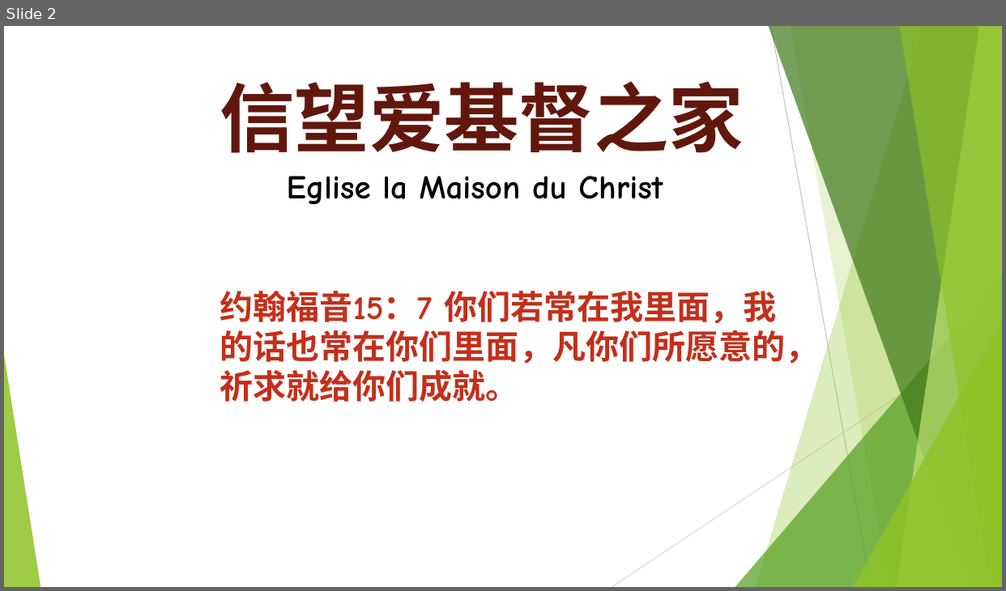
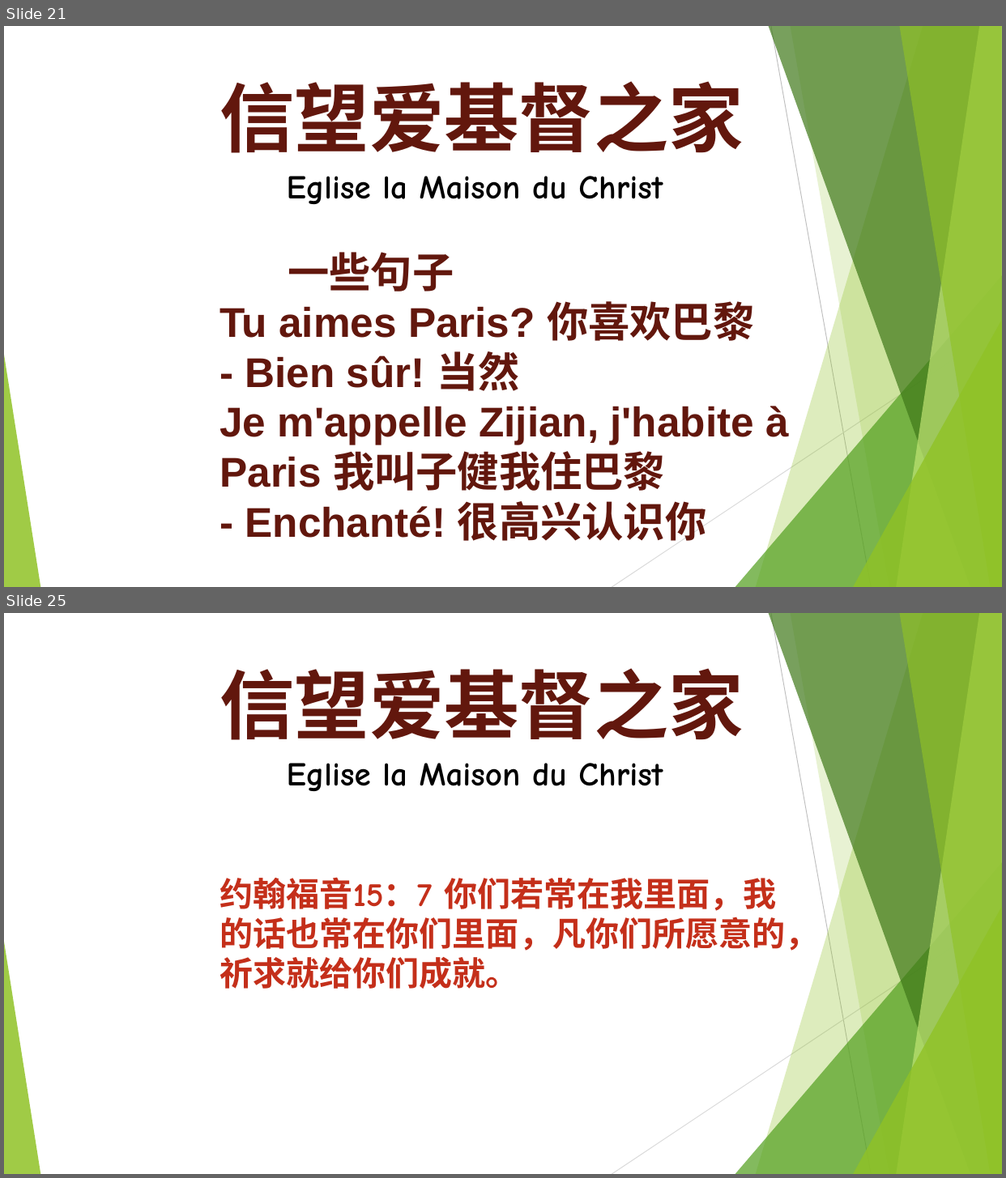
Before and after one commit to WANGZijian1994/SildePPT, a slide deck: 2026-03-01 法语课.pptx. Shown one above the other, each under a label of ours: slide 2 before the commit, slides 21 and 25 after it; the slides between them are not shown. The pictures are 1006x591 and 1006x1178 pixels, drawn with LibreOffice and Linux fonts; fonts in the diff are those of the drawing. Boxes give left, top, right and bottom in pixels: in the first picture for what was removed or moved away, otherwise in the second. Text is boxed around its words. In the diff, an @@ line names an element or a change of style, - is before the commit and + after.

```diff
--- a/2026-03-01 法语课.pptx
+++ b/2026-03-01 法语课.pptx
@@ slide 21 added at (x1=4, y1=26, x2=1002, y2=587), background #FFFFFF; not listed: 10 template elements that a slide beside it also shows @@
@@ text added at (x1=219, y1=81, x2=789, y2=541), 40 pt, text #62170D, bold @@
+信望爱基督之家
+Eglise la Maison du Christ
+一些句子
+Tu aimes Paris? 你喜欢巴黎
+- Bien sûr! 当然
+Je m'appelle Zijian, j'habite à Paris 我叫子健我住巴黎
+- Enchanté! 很高兴认识你
@@ what was slide 2 is now slide 25 @@
```
Also in this commit, not shown: 1 slide changed, 22 other slides added, 2 other files.
